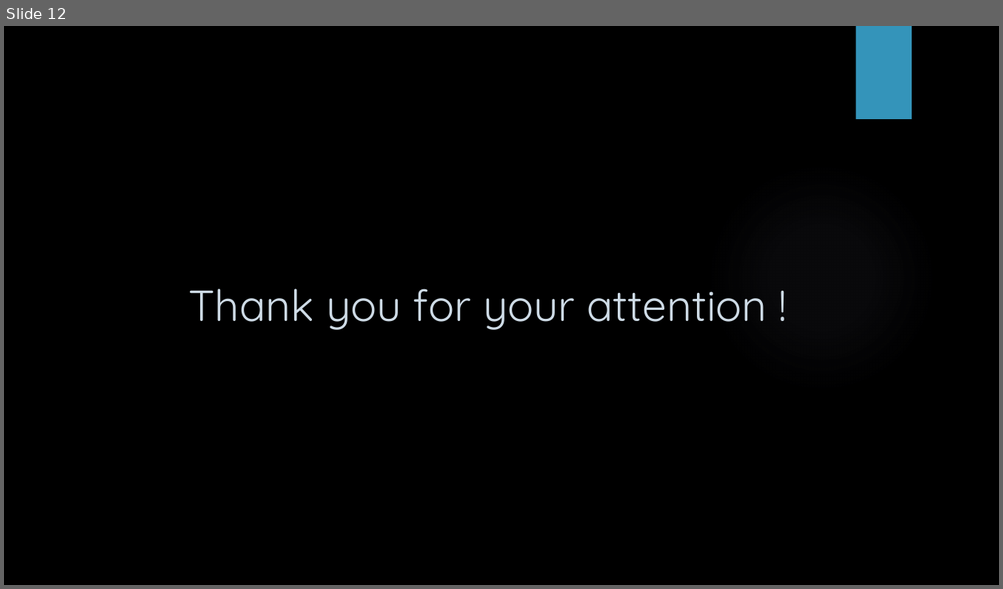
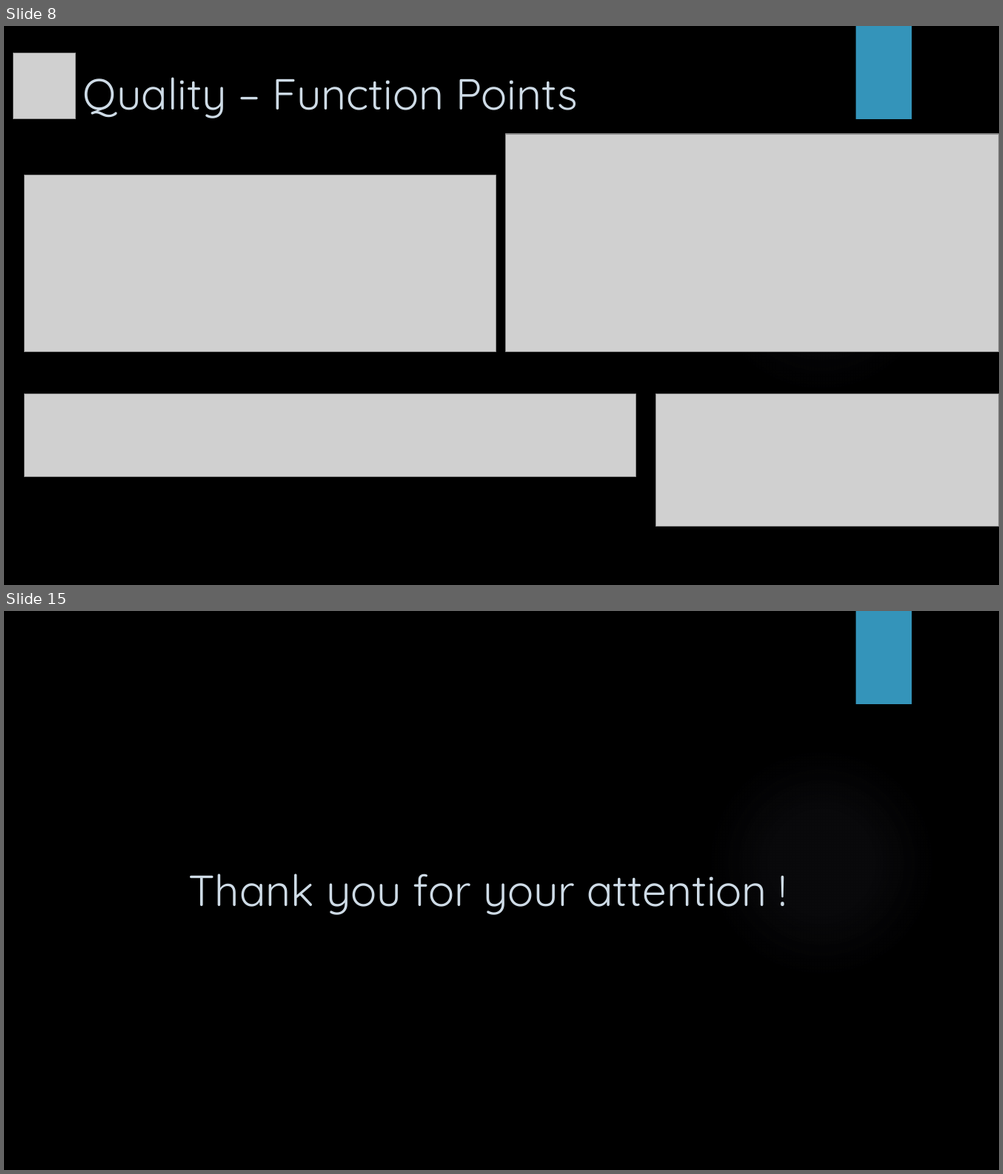
Before and after one commit to DawidMa/sheeshApp, a slide deck: SheeshApp.pptx. Shown one above the other, each under a label of ours: slide 12 before the commit, slides 8 and 15 after it; the slides between them are not shown. The pictures are 1003x589 and 1003x1174 pixels, drawn with LibreOffice and Linux fonts; fonts in the diff are those of the drawing; grey boxes stand for pictures; background and template pictures are left out. Boxes give left, top, right and bottom in pixels: in the first picture for what was removed or moved away, otherwise in the second. Text is boxed around its words. In the diff, an @@ line names an element or a change of style, - is before the commit and + after.

```diff
--- a/SheeshApp.pptx
+++ b/SheeshApp.pptx
@@ slide 8 added at (4, 26, 999, 585), background picture (left out); not listed: 2 template elements that a slide beside it also shows @@
@@ picture added at (13, 53, 76, 119) @@
@@ title added at (83, 77, 578, 118), 42 pt, text #CEDBE6 @@
+Quality – Function Points
@@ picture added at (506, 134, 999, 352) @@
@@ picture added at (24, 175, 495, 352) @@
@@ picture added at (24, 394, 635, 477) @@
@@ picture added at (656, 394, 999, 527) @@
@@ what was slide 12 is now slide 15 @@
```
Also in this commit, not shown: 10 slides changed, 3 other slides added, 1 slide removed.
